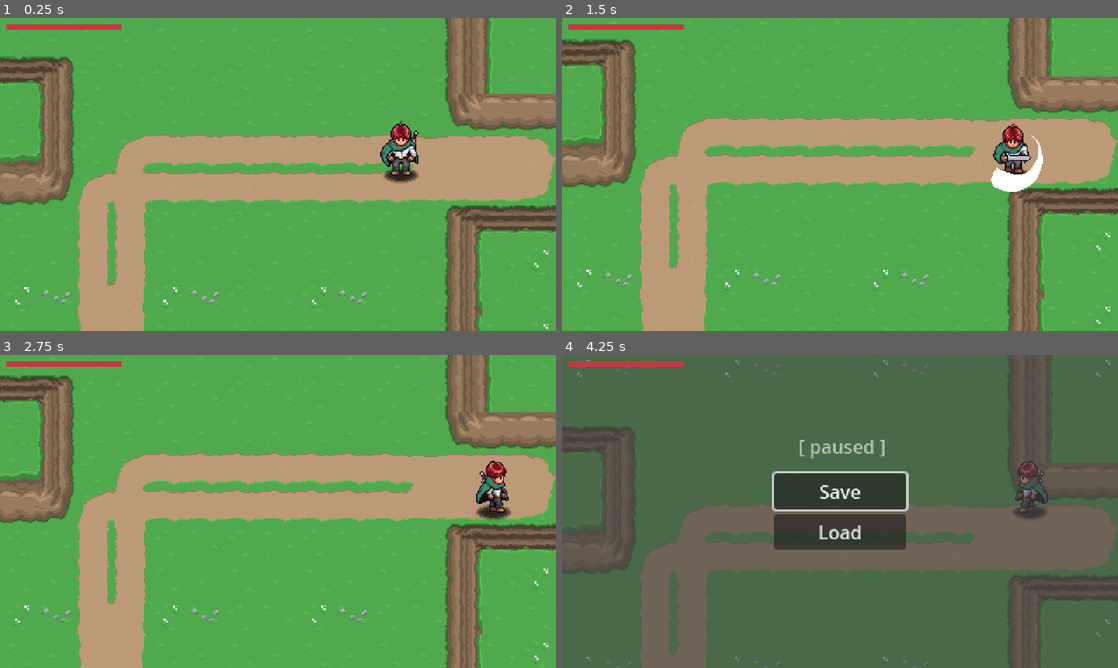
Above: before the commit, frames 1-4 (two rows, left to right).
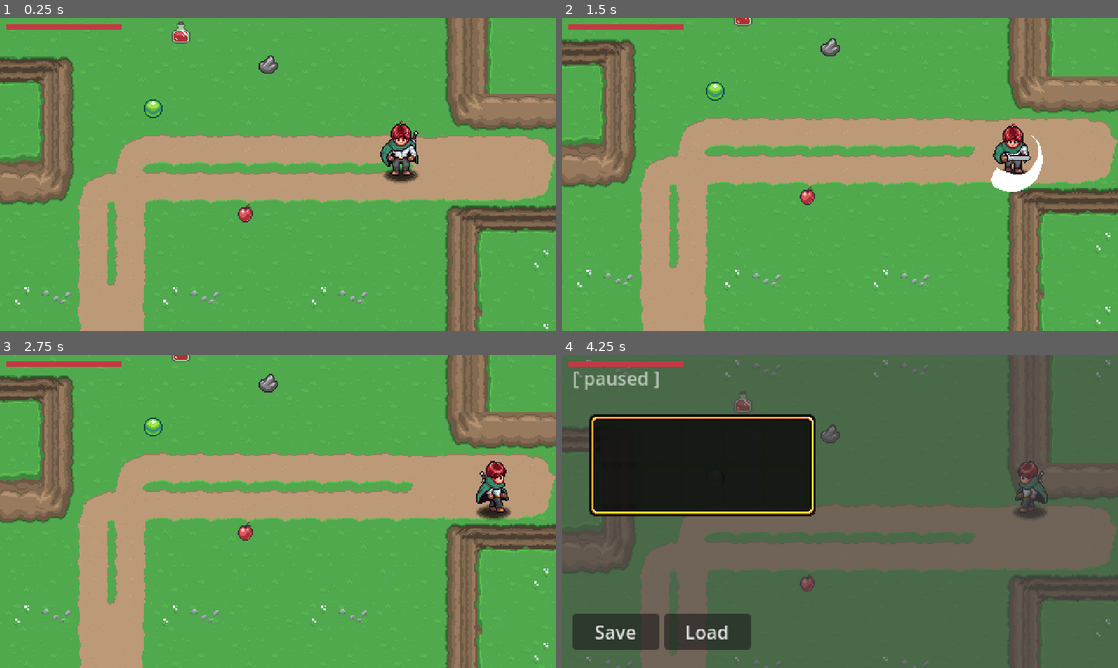
Above: after the commit, the same moments.

Repository: khofaai/godot-chaos-dev
Game: Godot game, scene res://Levels/Area01/01.tscn
Two runs of this game, one before a commit and one after it. Both use one fixed random seed, a clock stepped at 60 frames per second and the inputs below. Sound files missing from this copy of the repository are replaced by a short silence.
Inputs:
- Up to frame 1 (0.25 s): no input
- Up to frame 2 (1.5 s): tap Enter at 0.5 s; hold Right (right) 0.53-1.28 s; hold Space (attack) 0.53-1.28 s; hold Down (down) from 1.28 s (still down); tap Space (attack) at 1.35 s
- Up to frame 3 (2.75 s): release Down (down) at 2.03 s; hold Right (right) from 2.03 s (still down); hold Space (attack) from 2.03 s (still down)
- Up to frame 4 (4.25 s): release Right (right) at 2.78 s; release Space (attack) at 2.78 s; hold Up (up) 2.78-3.53 s; tap Space (attack) at 2.85 s; hold Left (left) from 3.53 s (still down); hold Space (attack) from 3.53 s (still down); tap Escape (pause) at 4.15 s

The runs differ from the first frame. In frame 1, 0.6% of the frame differs, in the area x 25-50%, y 1-66%; in frame 2, 0.5%; in frame 3, 0.5%; in frame 4, 23%, in the area x 1-63%, y 5-95%.

Commit message:
wip: item pickup and item save

Diff:
--- a/00_Globals/global_player_manager.gd
+++ b/00_Globals/global_player_manager.gd
@@ -1,6 +1,7 @@
 extends Node
 
 const PLAYER = preload("res://Player/player.tscn")
+const INVENTORY_DATA : InventoryData = preload("res://GUI/PauseMenu/Inventory/player_inventory.tres")
 
 var player : Player
 var player_spawn : bool = false
--- a/00_Globals/global_save_manager.gd
+++ b/00_Globals/global_save_manager.gd
@@ -26,6 +26,7 @@
 func save_game() -> void:
 	update_player_data()
 	update_scene_path()
+	update_items()
 	var file := FileAccess.open(SAVE_PATH + 'save.sav', FileAccess.WRITE)
 	var save_json = JSON.stringify(current_save)
 	file.store_line(save_json)
@@ -48,6 +49,7 @@
 
 	PlayerManager.set_player_position(Vector2(current_save.player.pos_x, current_save.player.pos_y))
 	PlayerManager.set_health(current_save.player.hp, current_save.player.max_hp)
+	PlayerManager.INVENTORY_DATA.parse_save_data(current_save.items)
 
 	await LevelManager.level_loaded
 
@@ -72,3 +74,8 @@
 
 	current_save.scene_path = _path
 	pass
+
+
+func update_items() -> void:
+	current_save.items = PlayerManager.INVENTORY_DATA.get_saved_data()
+	pass
--- /dev/null
+++ b/GUI/PauseMenu/Inventory/Scripts/inventory_data.gd
@@ -0,0 +1,100 @@
+class_name InventoryData extends Resource
+
+
+@export var slots : Array[SlotData]
+
+
+func _init() -> void:
+	connect_slots()
+	pass
+
+func add_item(item : ItemData, quantity : int = 1) -> bool:
+	#this block is when pickup and existing item located in a position != than 0
+	for slot in slots:
+		if slot:
+			if slot.item_data == item:
+				slot.quantity += quantity
+				return true
+
+	for i in slots.size():
+		if slots[i]:
+			if slots[i].item_data == item:
+				slots[i].quantity += quantity
+				return true
+		else:
+			var _slot = SlotData.new()
+			_slot.item_data = item
+			_slot.quantity = quantity
+			slots[i] = _slot
+			_slot.changed.connect(slot_changed)
+			return true
+
+	#for i in slots.size():
+		#if slots[i] == null:
+			#var _slot = SlotData.new()
+			#_slot.item_data = item
+			#_slot.quantity = quantity
+			#slots[i] = _slot
+			#return true
+	print('inventory full !')
+	return false
+
+
+func connect_slots() -> void:
+	for s in slots:
+		if s:
+			s.changed.connect(slot_changed)
+	pass
+
+
+func slot_changed() -> void:
+	for s in slots:
+		if s:
+			if s.quantity < 1:
+				s.changed.disconnect(slot_changed)
+				var index = slots.find(s)
+				slots[index] = null
+				emit_changed()
+	pass
+
+
+func get_saved_data() -> Array:
+	var item_saved : Array = []
+	for i in slots.size():
+		item_saved.append(item_to_save(slots[i]))
+	return item_saved
+
+
+func item_to_save(slot : SlotData) -> Dictionary:
+	var result = {
+		item = '',
+		quantity = 0,
+	}
+
+	if slot != null:
+		result.quantity = slot.quantity
+		if slot.item_data != null:
+			result.item = slot.item_data.resource_path
+
+	return result
+
+
+func parse_save_data(saved_data: Array) -> void:
+	var array_size = slots.size()
+
+	slots.clear()
+	slots.resize(array_size)
+	for i in saved_data.size():
+		slots[i] = item_from_save(saved_data[i])
+
+	connect_slots()
+	pass
+
+
+func item_from_save(save_object: Dictionary) -> SlotData:
+	if save_object.item == '':
+		return null
+	var new_slot : SlotData = SlotData.new()
+	new_slot.item_data = load(save_object.item)
+	new_slot.quantity = int(save_object.quantity)
+	return new_slot
--- /dev/null
+++ b/GUI/PauseMenu/Inventory/Scripts/inventory_slot_ui.gd
@@ -0,0 +1,51 @@
+class_name InventorySlotUI extends Button
+
+
+var slot_data :  : set = set_slot_data
+
+
+@onready var texture_rect: TextureRect = $TextureRect
+@onready var label: Label = $Label
+
+
+func _ready() -> void:
+	texture_rect.texture = null
+	label.text = ''
+	focus_entered.connect(item_focused)
+	focus_exited.connect(item_unfocused)
+	pressed.connect(item_pressed)
+	pass
+
+
+func set_slot_data(value : SlotData) -> void:
+	slot_data = value
+	if slot_data == null:
+		return
+
+	texture_rect.texture = slot_data.item_data.texture
+	label.text = str(slot_data.quantity)
+	pass
+
+func item_focused() -> void:
+	if slot_data == null:
+		return
+	if slot_data.item_data == null:
+		return
+	PauseMenu.update_item_description(slot_data.item_data.description)
+	pass
+
+
+func item_unfocused() -> void:
+	PauseMenu.update_item_description('')
+	pass
+
+
+func item_pressed() -> void:
+	if slot_data:
+		if slot_data.item_data:
+			var was_used = slot_data.item_data.use()
+			if !was_used:
+				return
+			slot_data.quantity -= 1
+			label.text = str(slot_data.quantity)
+	pass
--- /dev/null
+++ b/GUI/PauseMenu/Inventory/Scripts/inventory_ui.gd
@@ -0,0 +1,42 @@
+class_name InventoryUI extends Control
+
+const INVENTORY_SLOTS = preload("res://GUI/PauseMenu/Inventory/inventory_slot.tscn")
+
+@export var data : InventoryData
+
+func _ready() -> void:
+	PauseMenu.shown.connect(update_inventory)
+	PauseMenu.hidden.connect(clear_inventory)
+	clear_inventory()
+	data.changed.connect(on_inventory_changed)
+	pass
+
+
+func clear_inventory() -> void:
+	for c in get_children():
+		c.queue_free()
+	pass
+
+
+func update_inventory() -> void:
+	for _s in data.slots:
+		var new_slot = INVENTORY_SLOTS.instantiate()
+		add_child(new_slot)
+		new_slot.slot_data = _s
+
+	await get_tree().create_timer(0.02).timeout
+
+	for c in get_children():
+		if c.slot_data:
+			await get_tree().create_timer(0.05).timeout
+			c.grab_focus()
+			return
+	#if get_child(0).slot_data:
+		#get_child(0).grab_focus()
+	pass
+
+
+func on_inventory_changed() -> void:
+	clear_inventory()
+	update_inventory()
+	pass
--- /dev/null
+++ b/GUI/PauseMenu/Inventory/Scripts/slot_data.gd
@@ -0,0 +1,11 @@
+class_name SlotData extends Resource
+
+
+@export var item_data : ItemData
+@export var quantity : int = 0 : set = set_quantity
+
+
+func set_quantity(value : int) -> void:
+	quantity = value
+	if quantity < 1:
+		emit_changed()
--- /dev/null
+++ b/GUI/PauseMenu/Inventory/inventory_slot.tscn
@@ -0,0 +1,34 @@
+[gd_scene load_steps=4 format=3 uid="uid://bssdky5jjfb6j"]
+
+[ext_resource type="Script" path="res://GUI/PauseMenu/Inventory/Scripts/inventory_slot_ui.gd" id="1_02d8w"]
+[ext_resource type="Texture2D" uid="uid://ccyooyuj2wwro" path="res://Items/Sprites/items.png" id="1_wuloo"]
+
+[sub_resource type="AtlasTexture" id="AtlasTexture_2yvxa"]
+atlas = ExtResource("1_wuloo")
+region = Rect2(0, 0, 32, 32)
+
+[node name="InventorySlot" type="Button"]
+custom_minimum_size = Vector2(32, 32)
+offset_right = 32.0
+offset_bottom = 32.0
+script = ExtResource("1_02d8w")
+
+[node name="TextureRect" type="TextureRect" parent="."]
+layout_mode = 0
+offset_right = 32.0
+offset_bottom = 32.0
+texture = SubResource("AtlasTexture_2yvxa")
+stretch_mode = 3
+
+[node name="Label" type="Label" parent="."]
+layout_mode = 1
+anchors_preset = 1
+anchor_left = 1.0
+anchor_right = 1.0
+offset_left = -17.0
+offset_right = -1.0
+offset_bottom = 12.0
+grow_horizontal = 0
+theme_override_font_sizes/font_size = 8
+text = "99"
+horizontal_alignment = 2
--- /dev/null
+++ b/GUI/PauseMenu/Inventory/player_inventory.tres
@@ -0,0 +1,7 @@
+[gd_resource type="Resource" script_class="InventoryData" load_steps=2 format=3 uid="uid://n7i4uuv0k1r"]
+
+[ext_resource type="Script" path="res://GUI/PauseMenu/Inventory/Scripts/inventory_data.gd" id="1_2y036"]
+
+[resource]
+script = ExtResource("1_2y036")
+slots = Array[Resource("res://GUI/PauseMenu/Inventory/Scripts/slot_data.gd")]([null, null, null, null, null, null, null, null, null, null])
--- a/GUI/PauseMenu/pause_menu.gd
+++ b/GUI/PauseMenu/pause_menu.gd
@@ -1,7 +1,14 @@
 extends CanvasLayer
 
-@onready var button_save: Button = $VBoxContainer/Button_Save
-@onready var button_load: Button = $VBoxContainer/Button_Load
+
+signal shown
+signal hidden
+
+@onready var audio_stream_player: AudioStreamPlayer = $Control/AudioStreamPlayer
+@onready var button_save: Button = $Control/VBoxContainer/Button_Save
+@onready var button_load: Button = $Control/VBoxContainer/Button_Load
+@onready var item_description: Label = $Control/ItemDescription
+
 
 var is_paused : bool = false
 
@@ -26,12 +33,13 @@
 
 func show_pause_menu() -> void:
 	toggle_pause_menu(true)
-	button_save.grab_focus()
+	shown.emit()
 	pass
 
 
 func hide_pause_menu() -> void:
 	toggle_pause_menu(false)
+	hidden.emit()
 	pass
 
 func toggle_pause_menu(status : bool) -> void:
@@ -56,3 +64,14 @@
 	await LevelManager.level_load_started
 	hide_pause_menu()
 	pass
+
+
+func update_item_description(new_text : String) -> void:
+	item_description.text = new_text
+	pass
+
+
+func play_audio(audio : AudioStream) -> void:
+	audio_stream_player.stream = audio
+	audio_stream_player.play()
+	pass
--- a/GUI/PauseMenu/pause_menu.tscn
+++ b/GUI/PauseMenu/pause_menu.tscn
@@ -1,12 +1,40 @@
-[gd_scene load_steps=2 format=3 uid="uid://6h0ou7o8f6em"]
+[gd_scene load_steps=8 format=3 uid="uid://6h0ou7o8f6em"]
 
 [ext_resource type="Script" path="res://GUI/PauseMenu/pause_menu.gd" id="1_y7rdc"]
+[ext_resource type="Texture2D" uid="uid://ccyooyuj2wwro" path="res://Items/Sprites/items.png" id="2_qdb7e"]
+[ext_resource type="Script" path="res://GUI/PauseMenu/Inventory/Scripts/inventory_ui.gd" id="3_fuhn7"]
+[ext_resource type="PackedScene" uid="uid://bssdky5jjfb6j" path="res://GUI/PauseMenu/Inventory/inventory_slot.tscn" id="3_rh562"]
+[ext_resource type="Resource" uid="uid://n7i4uuv0k1r" path="res://GUI/PauseMenu/Inventory/player_inventory.tres" id="4_ptvio"]
+
+[sub_resource type="AtlasTexture" id="AtlasTexture_hao1x"]
+atlas = ExtResource("2_qdb7e")
+region = Rect2(96, 0, 32, 32)
+
+[sub_resource type="StyleBoxTexture" id="StyleBoxTexture_gleaq"]
+content_margin_left = 10.0
+content_margin_top = 10.0
+content_margin_right = 10.0
+content_margin_bottom = 10.0
+texture = SubResource("AtlasTexture_hao1x")
+texture_margin_left = 14.0
+texture_margin_top = 14.0
+texture_margin_right = 14.0
+texture_margin_bottom = 14.0
 
 [node name="PauseMenu" type="CanvasLayer"]
 process_mode = 3
 script = ExtResource("1_y7rdc")
 
-[node name="ColorRect" type="ColorRect" parent="."]
+[node name="Control" type="Control" parent="."]
+layout_mode = 3
+anchors_preset = 15
+anchor_right = 1.0
+anchor_bottom = 1.0
+grow_horizontal = 2
+grow_vertical = 2
+
+[node name="ColorRect" type="ColorRect" parent="Control"]
+layout_mode = 1
 anchors_preset = 15
 anchor_right = 1.0
 anchor_bottom = 1.0
@@ -14,39 +42,95 @@
 grow_vertical = 2
 color = Color(0.266667, 0.266667, 0.266667, 0.635294)
 
-[node name="VBoxContainer" type="VBoxContainer" parent="."]
+[node name="PanelContainer" type="PanelContainer" parent="Control"]
+layout_mode = 0
+offset_left = 23.0
+offset_top = 51.0
+offset_right = 219.0
+offset_bottom = 139.0
+theme_override_styles/panel = SubResource("StyleBoxTexture_gleaq")
+
+[node name="GridContainer" type="GridContainer" parent="Control/PanelContainer"]
+layout_mode = 2
+columns = 5
+script = ExtResource("3_fuhn7")
+data = ExtResource("4_ptvio")
+
+[node name="InventorySlot" parent="Control/PanelContainer/GridContainer" instance=ExtResource("3_rh562")]
+layout_mode = 2
+
+[node name="InventorySlot2" parent="Control/PanelContainer/GridContainer" instance=ExtResource("3_rh562")]
+layout_mode = 2
+
+[node name="InventorySlot5" parent="Control/PanelContainer/GridContainer" instance=ExtResource("3_rh562")]
+layout_mode = 2
+
+[node name="InventorySlot6" parent="Control/PanelContainer/GridContainer" instance=ExtResource("3_rh562")]
+layout_mode = 2
+
+[node name="InventorySlot7" parent="Control/PanelContainer/GridContainer" instance=ExtResource("3_rh562")]
+layout_mode = 2
+
+[node name="InventorySlot8" parent="Control/PanelContainer/GridContainer" instance=ExtResource("3_rh562")]
+layout_mode = 2
+
+[node name="VBoxContainer" type="HBoxContainer" parent="Control"]
+layout_mode = 1
 anchors_preset = 8
 anchor_left = 0.5
 anchor_top = 0.5
 anchor_right = 0.5
 anchor_bottom = 0.5
-offset_left = -57.0
-offset_top = -33.0
-offset_right = 57.0
-offset_bottom = 33.0
+offset_left = -231.0
+offset_top = 88.0
+offset_right = -77.0
+offset_bottom = 119.0
 grow_horizontal = 2
 grow_vertical = 2
 
-[node name="Button_Save" type="Button" parent="VBoxContainer"]
+[node name="Button_Save" type="Button" parent="Control/VBoxContainer"]
+custom_minimum_size = Vector2(75, 0)
 layout_mode = 2
 text = "Save"
 
-[node name="Button_Load" type="Button" parent="VBoxContainer"]
+[node name="Button_Load" type="Button" parent="Control/VBoxContainer"]
+custom_minimum_size = Vector2(75, 0)
 layout_mode = 2
 text = "Load
 "
 
-[node name="Label" type="Label" parent="."]
+[node name="Label" type="Label" parent="Control"]
 modulate = Color(0.988235, 0.988235, 0.988235, 0.623529)
+layout_mode = 1
 anchors_preset = 8
 anchor_left = 0.5
 anchor_top = 0.5
 anchor_right = 0.5
 anchor_bottom = 0.5
-offset_left = -32.0
-offset_top = -68.0
-offset_right = 35.0
-offset_bottom = -45.0
+offset_left = -231.0
+offset_top = -127.0
+offset_right = -155.0
+offset_bottom = -104.0
 grow_horizontal = 2
 grow_vertical = 2
 text = "[ paused ]"
+
+[node name="ItemDescription" type="Label" parent="Control"]
+modulate = Color(0.988235, 0.988235, 0.988235, 0.623529)
+layout_mode = 1
+anchors_preset = 8
+anchor_left = 0.5
+anchor_top = 0.5
+anchor_right = 0.5
+anchor_bottom = 0.5
+offset_left = -211.0
+offset_top = 6.0
+offset_right = -23.0
+offset_bottom = 37.0
+grow_horizontal = 2
+grow_vertical = 2
+theme_override_font_sizes/font_size = 10
+autowrap_mode = 2
+
+[node name="AudioStreamPlayer" type="AudioStreamPlayer" parent="Control"]
+max_polyphony = 4
--- a/GUI/PlayerHud/health_bar.gd
+++ b/GUI/PlayerHud/health_bar.gd
@@ -2,15 +2,17 @@
 
 @onready var timer = $Timer
 @onready var damage_bar = $DamageBar
+@onready var label = $"../Label"
 
 var player : Player
 var hp : int = 10
 
 func _set_hp(_hp : int) -> void:
+	print('_set_hp: ', _hp)
 	var prev_hp = hp
 	hp = _hp
 	value = hp
-
+	label.text = str(hp)
 	if hp < prev_hp:
 		timer.start()
 	else:
--- a/GUI/PlayerHud/player_hud.gd
+++ b/GUI/PlayerHud/player_hud.gd
@@ -11,6 +11,7 @@
 func _ready():
 	player = PlayerManager.player
 	player.player_damaged.connect(update_hp)
+	player.player_hp_updated.connect(update_hp_value)
 	SaveManager.game_loaded.connect(set_loaded_data)
 	set_hp(player.hp)
 	pass # Replace with function body.
@@ -22,5 +23,8 @@
 func update_hp(_hurt_box: HurtBox) -> void:
 	progress_bar._set_hp(player.hp)
 
+func update_hp_value(hp : int) -> void:
+	progress_bar._set_hp(hp)
+
 func set_loaded_data() -> void:
 	progress_bar._set_hp(player.hp)
--- a/GUI/player_hud.tscn
+++ b/GUI/player_hud.tscn
@@ -46,4 +46,13 @@
 [node name="Timer" type="Timer" parent="ProgressBar"]
 wait_time = 0.4
 
+[node name="Label" type="Label" parent="."]
+visible = false
+offset_left = 108.0
+offset_top = 1.0
+offset_right = 133.0
+offset_bottom = 15.0
+theme_override_font_sizes/font_size = 10
+text = "10"
+
 [connection signal="timeout" from="ProgressBar/Timer" to="ProgressBar" method="_on_timer_timeout"]
--- /dev/null
+++ b/Items/ItemEffects/item_effect.gd
@@ -0,0 +1,8 @@
+class_name ItemEffect extends Resource
+
+
+@export var use_description : String = ''
+
+
+func use() -> void:
+	pass
--- /dev/null
+++ b/Items/ItemEffects/item_effect_heal.gd
@@ -0,0 +1,11 @@
+class_name ItemEffectHeal extends ItemEffect
+
+
+@export var heal_amount : int = 1
+@export var audio : AudioStream
+
+
+func use() -> void:
+	PlayerManager.player.update_hp(heal_amount)
+	PauseMenu.play_audio(audio)
+	pass
--- /dev/null
+++ b/Items/ItemPickup/item_pickup.gd
@@ -0,0 +1,48 @@
+@tool
+class_name ItemPickup extends Node2D
+
+@export var item_data : ItemData : set = _set_item
+
+@onready var area_2d = $Area2D
+@onready var sprite_2d = $Sprite2D
+@onready var audio_stream_player_2d = $AudioStreamPlayer2D
+
+
+func _ready() -> void:
+	_update_texture()
+
+	if Engine.is_editor_hint():
+		return
+
+	area_2d.body_entered.connect(_on_body_entered)
+
+	pass
+
+
+func _on_body_entered(body) -> void:
+	if body is Player:
+		if item_data:
+			if PlayerManager.INVENTORY_DATA.add_item(item_data):
+				item_picked_up()
+	pass
+
+
+func item_picked_up() -> void:
+	area_2d.body_entered.disconnect(_on_body_entered)
+	audio_stream_player_2d.play()
+	visible = false
+	await audio_stream_player_2d.finished
+	queue_free()
+	pass
+
+
+func _set_item(value : ItemData) -> void:
+	item_data = value
+	_update_texture()
+	pass
+
+
+func _update_texture() -> void:
+	if item_data and sprite_2d:
+		sprite_2d.texture = item_data.texture
+	pass
--- /dev/null
+++ b/Items/ItemPickup/item_pickup.tscn
@@ -0,0 +1,20 @@
+[gd_scene load_steps=4 format=3 uid="uid://cof0esgnwab03"]
+
+[ext_resource type="Script" path="res://Items/ItemPickup/item_pickup.gd" id="1_q7tiu"]
+[ext_resource type="AudioStream" uid="uid://cbcbj2o7d0o3e" path="res://Items/ItemPickup/item_pickup.wav" id="2_kkyu3"]
+
+[sub_resource type="CircleShape2D" id="CircleShape2D_oe1uk"]
+
+[node name="ItemPickup" type="Node2D"]
+script = ExtResource("1_q7tiu")
+
+[node name="Area2D" type="Area2D" parent="."]
+
+[node name="CollisionShape2D" type="CollisionShape2D" parent="Area2D"]
+shape = SubResource("CircleShape2D_oe1uk")
+debug_color = Color(0.230432, 0.463992, 0.723015, 0.42)
+
+[node name="Sprite2D" type="Sprite2D" parent="."]
+
+[node name="AudioStreamPlayer2D" type="AudioStreamPlayer2D" parent="."]
+stream = ExtResource("2_kkyu3")
--- /dev/null
+++ b/Items/Scripts/item_data.gd
@@ -0,0 +1,19 @@
+class_name ItemData extends Resource
+
+
+@export var name : String = ''
+@export_multiline var description : String = ''
+@export var texture : Texture2D
+
+
+@export_category('Item Use Effects')
+@export var effects : Array[ItemEffect]
+
+
+func use() -> bool:
+	if effects.size() == 0:
+		return false
+
+	for e in effects:
+		e.use()
+	return true
--- /dev/null
+++ b/Items/apple.tres
@@ -0,0 +1,23 @@
+[gd_resource type="Resource" script_class="ItemData" load_steps=7 format=3 uid="uid://b56voo2aqcjlc"]
+
+[ext_resource type="AudioStream" uid="uid://cejyxuw3845f7" path="res://Items/ItemEffects/health-pickup-6860.mp3" id="1_rxr4w"]
+[ext_resource type="Script" path="res://Items/Scripts/item_data.gd" id="1_v3h27"]
+[ext_resource type="Script" path="res://Items/ItemEffects/item_effect_heal.gd" id="2_uhj8x"]
+[ext_resource type="Texture2D" uid="uid://ccyooyuj2wwro" path="res://Items/Sprites/items.png" id="4_pas3k"]
+
+[sub_resource type="Resource" id="Resource_cn0sm"]
+script = ExtResource("2_uhj8x")
+heal_amount = 1
+audio = ExtResource("1_rxr4w")
+use_description = ""
+
+[sub_resource type="AtlasTexture" id="AtlasTexture_p1uin"]
+atlas = ExtResource("4_pas3k")
+region = Rect2(192, 0, 32, 32)
+
+[resource]
+script = ExtResource("1_v3h27")
+name = "Apple"
+description = ""
+texture = SubResource("AtlasTexture_p1uin")
+effects = Array[Resource("res://Items/ItemEffects/item_effect.gd")]([SubResource("Resource_cn0sm")])
--- /dev/null
+++ b/Items/gem.tres
@@ -0,0 +1,14 @@
+[gd_resource type="Resource" script_class="ItemData" load_steps=4 format=3 uid="uid://blcyvtutndwi6"]
+
+[ext_resource type="Script" path="res://Items/Scripts/item_data.gd" id="1_gkq3c"]
+[ext_resource type="Texture2D" uid="uid://ccyooyuj2wwro" path="res://Items/Sprites/items.png" id="2_iemxa"]
+
+[sub_resource type="AtlasTexture" id="AtlasTexture_n45es"]
+atlas = ExtResource("2_iemxa")
+region = Rect2(0, 0, 32, 32)
+
+[resource]
+script = ExtResource("1_gkq3c")
+name = "Gem"
+description = "A valuabe gem"
+texture = SubResource("AtlasTexture_n45es")
--- /dev/null
+++ b/Items/potion.tres
@@ -0,0 +1,23 @@
+[gd_resource type="Resource" script_class="ItemData" load_steps=7 format=3 uid="uid://cv0cjko1vm44n"]
+
+[ext_resource type="AudioStream" uid="uid://cejyxuw3845f7" path="res://Items/ItemEffects/health-pickup-6860.mp3" id="1_8nmh1"]
+[ext_resource type="Script" path="res://Items/ItemEffects/item_effect_heal.gd" id="1_h50xf"]
+[ext_resource type="Script" path="res://Items/Scripts/item_data.gd" id="1_w116s"]
+[ext_resource type="Texture2D" uid="uid://ccyooyuj2wwro" path="res://Items/Sprites/items.png" id="2_m3tcv"]
+
+[sub_resource type="Resource" id="Resource_srf8j"]
+script = ExtResource("1_h50xf")
+heal_amount = 1
+audio = ExtResource("1_8nmh1")
+use_description = ""
+
+[sub_resource type="AtlasTexture" id="AtlasTexture_lt7wc"]
+atlas = ExtResource("2_m3tcv")
+region = Rect2(32, 0, 32, 32)
+
+[resource]
+script = ExtResource("1_w116s")
+name = "Potion"
+description = "This red jus restore hp"
+texture = SubResource("AtlasTexture_lt7wc")
+effects = Array[Resource("res://Items/ItemEffects/item_effect.gd")]([SubResource("Resource_srf8j")])
--- /dev/null
+++ b/Items/stone.tres
@@ -0,0 +1,15 @@
+[gd_resource type="Resource" script_class="ItemData" load_steps=4 format=3 uid="uid://bpbw7pnqpp8cx"]
+
+[ext_resource type="Script" path="res://Items/Scripts/item_data.gd" id="1_k775s"]
+[ext_resource type="Texture2D" uid="uid://ccyooyuj2wwro" path="res://Items/Sprites/items.png" id="2_4xa33"]
+
+[sub_resource type="AtlasTexture" id="AtlasTexture_y3nuf"]
+atlas = ExtResource("2_4xa33")
+region = Rect2(64, 0, 32, 32)
+
+[resource]
+script = ExtResource("1_k775s")
+name = "Stone"
+description = "a stone, others call it rock"
+texture = SubResource("AtlasTexture_y3nuf")
+effects = Array[Resource("res://Items/ItemEffects/item_effect.gd")]([])
--- a/Levels/Area01/01.tscn
+++ b/Levels/Area01/01.tscn
@@ -1,9 +1,14 @@
-[gd_scene load_steps=5 format=3 uid="uid://cja7vmehe3ee5"]
+[gd_scene load_steps=10 format=3 uid="uid://cja7vmehe3ee5"]
 
 [ext_resource type="Script" path="res://Levels/Scripts/level.gd" id="1_kwl3k"]
 [ext_resource type="PackedScene" uid="uid://b88k7np3yjyy" path="res://Tail Maps/grass-01.tscn" id="1_p6cvf"]
 [ext_resource type="PackedScene" uid="uid://bakkxj4t3gjn8" path="res://Levels/player_spawn.tscn" id="2_xhqd1"]
 [ext_resource type="PackedScene" uid="uid://dlc7vnf05el6r" path="res://Levels/level_transition.tscn" id="4_bf5ks"]
+[ext_resource type="PackedScene" uid="uid://cof0esgnwab03" path="res://Items/ItemPickup/item_pickup.tscn" id="5_j721v"]
+[ext_resource type="Resource" uid="uid://cv0cjko1vm44n" path="res://Items/potion.tres" id="6_la1dm"]
+[ext_resource type="Resource" uid="uid://blcyvtutndwi6" path="res://Items/gem.tres" id="7_pontw"]
+[ext_resource type="Resource" uid="uid://bpbw7pnqpp8cx" path="res://Items/stone.tres" id="8_atj1n"]
+[ext_resource type="Resource" uid="uid://b56voo2aqcjlc" path="res://Items/apple.tres" id="9_ly4xk"]
 
 [node name="01" type="Node2D"]
 script = ExtResource("1_kwl3k")
@@ -15,13 +20,29 @@
 position = Vector2(442, 134)
 
 [node name="LevelTransition" parent="." instance=ExtResource("4_bf5ks")]
-position = Vector2(176, 352)
+position = Vector2(176, 336)
 level = "res://Levels/Area01/03.tscn"
 size = 4
 side = 3
 
 [node name="LevelTransition2" parent="." instance=ExtResource("4_bf5ks")]
-position = Vector2(576, 128)
+position = Vector2(560, 128)
 level = "res://Levels/Area01/02.tscn"
 size = 3
 side = 1
+
+[node name="ItemPickup" parent="." instance=ExtResource("5_j721v")]
+position = Vector2(252, 13)
+item_data = ExtResource("6_la1dm")
+
+[node name="ItemPickup2" parent="." instance=ExtResource("5_j721v")]
+position = Vector2(228, 77)
+item_data = ExtResource("7_pontw")
+
+[node name="ItemPickup3" parent="." instance=ExtResource("5_j721v")]
+position = Vector2(327, 39)
+item_data = ExtResource("8_atj1n")
+
+[node name="ItemPickup4" parent="." instance=ExtResource("5_j721v")]
+position = Vector2(307, 167)
+item_data = ExtResource("9_ly4xk")
--- a/Levels/Area01/02.tscn
+++ b/Levels/Area01/02.tscn
@@ -27,7 +27,7 @@
 position = Vector2(22, 143)
 
 [node name="LevelTransition" parent="." instance=ExtResource("6_je2xu")]
-position = Vector2(-97, 131)
+position = Vector2(-80, 128)
 level = "res://Levels/Area01/01.tscn"
 target_transition_area = "LevelTransition2"
 size = 3
--- a/Levels/Area01/03.tscn
+++ b/Levels/Area01/03.tscn
@@ -53,7 +53,7 @@
 position = Vector2(320, 231)
 
 [node name="LevelTransition" parent="." instance=ExtResource("5_ismqv")]
-position = Vector2(176, -64)
+position = Vector2(176, -48)
 level = "res://Levels/Area01/01.tscn"
 size = 4
 side = 2
--- a/Player/Scripts/player.gd
+++ b/Player/Scripts/player.gd
@@ -2,6 +2,7 @@
 
 signal DirectionChanged(new_direction: Vector2)
 signal player_damaged(hurt_box : HurtBox)
+signal player_hp_updated(delta : int)
 
 
 var cardinal_direction : Vector2 = Vector2.DOWN
@@ -30,7 +31,7 @@
 	hit_box.Damaged.connect(_take_damage)
 	#PlayerHud.set_hp(max_hp)
 
-	update_hp(99)
+	#update_hp(99)
 	pass # Replace with function body.
 
 
@@ -98,12 +99,21 @@
 		player_damaged.emit(hurt_box)
 	else:
 		player_damaged.emit(hurt_box)
-		update_hp(99)
+		#update_hp(99)
 	pass
 
 
 func update_hp(delta : int) -> void:
-	hp = clampi(hp + delta, 0, max_hp)
+	var new_hp = hp + delta
+	if new_hp > max_hp:
+		hp = max_hp
+	elif new_hp < 0:
+		hp = max_hp # should be dead
+	else:
+		hp = new_hp
+	#hp = clampi(hp + delta, 0, max_hp)
+
+	player_hp_updated.emit(hp)
 	pass
 
 
--- a/Player/Scripts/player_camera.gd
+++ b/Player/Scripts/player_camera.gd
@@ -23,6 +23,6 @@
 	var right = limit_right - (offset.x*zoom.x) - get_viewport().size.x * zoom.x / 2
 	var top = limit_top + (offset.y*zoom.y) + get_viewport().size.y * zoom.y / 2
 	var bottom = limit_bottom - (offset.y*zoom.y) - get_viewport().size.y * zoom.y / 2
-	print(global_position)
+
 	position.x = clamp(position.x, left, right)
 	position.y = clamp(position.y, top, bottom)
--- /dev/null
+++ b/default_bus_layout.tres
@@ -0,0 +1,4 @@
+[gd_resource type="AudioBusLayout" format=3 uid="uid://c1phxk7thp0xd"]
+
+[resource]
+bus/0/volume_db = -14.056
Not shown, added: Items/ItemEffects/health-pickup-6860.mp3.import
Not shown, added: Items/ItemPickup/item_pickup.wav.import
Binary file added: Items/Sprites/items.png
Not shown, added: Items/Sprites/items.png.import
Not shown, added: Items/ItemEffects/health-pickup-6860.mp3
Not shown, added: Items/ItemPickup/item_pickup.wav
